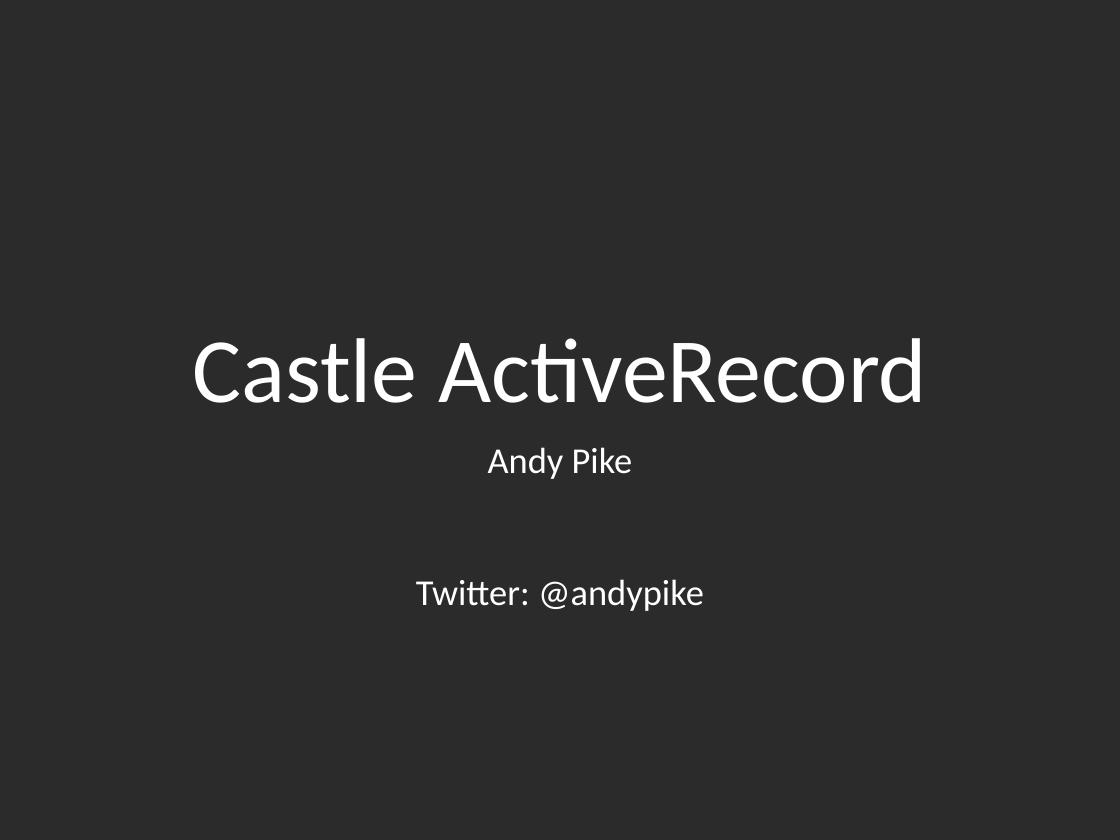
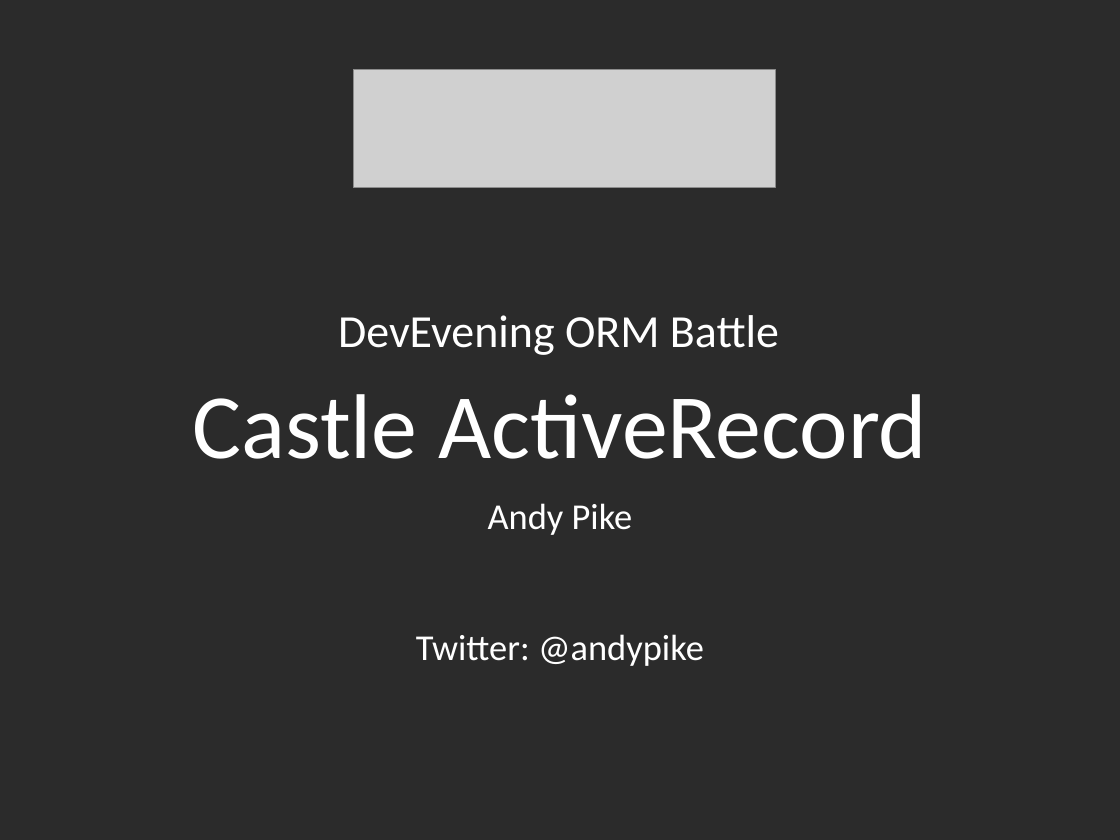
Before and after one commit to andypike/Talks, a slide deck: slide 1 of ORMBattle-Castle-ActiveRecord/ORMBattle-ActiveRecord.ppt. Drawn at 1120x840 pixels with LibreOffice and Linux fonts; fonts in the diff are those of the drawing; grey boxes stand for pictures; background and template pictures are left out; a plain dark background stands for a picture behind light text. Boxes give left, top, right and bottom in pixels: in the first picture for what was removed or moved away, otherwise in the second. Text is boxed around its words. In the diff, an @@ line names an element or a change of style, - is before the commit and + after.

```diff
--- a/ORMBattle-Castle-ActiveRecord/ORMBattle-ActiveRecord.ppt
+++ b/ORMBattle-Castle-ActiveRecord/ORMBattle-ActiveRecord.ppt
@@ picture added at (353,69,775,187) @@
@@ title "Castle ActiveRecord": place and size @@
-title "Castle ActiveRecord" at (192,338,927,403)
+title "Castle ActiveRecord" at (192,394,927,459)
@@ text added at (338,315,779,355), 42 pt, text #FFFFFF @@
+DevEvening ORM Battle
@@ text "Andy Pike": place and size @@
-text "Andy Pike" at (416,447,704,611)
+text "Andy Pike" at (416,503,704,666)
```
Also in this commit, not shown: 7 other slides changed, 1 slide added, 4 other files.
